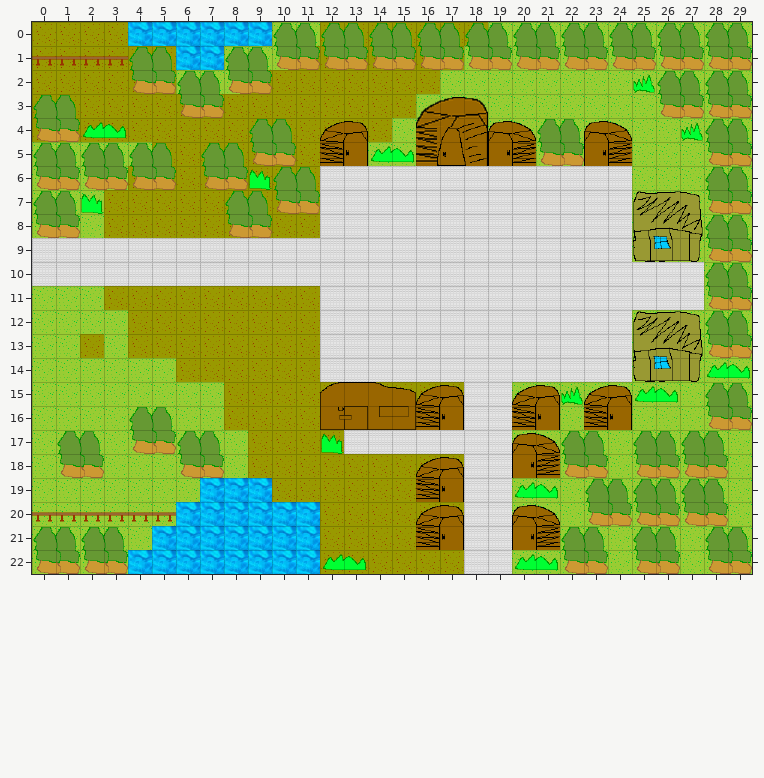
A Tiled map gets an edit: Game/public_html/data/demo2.tmx. The picture above is the old version.
Cells are 32x32 px. Shown: x 0..29, y 0..22.
Once edited:
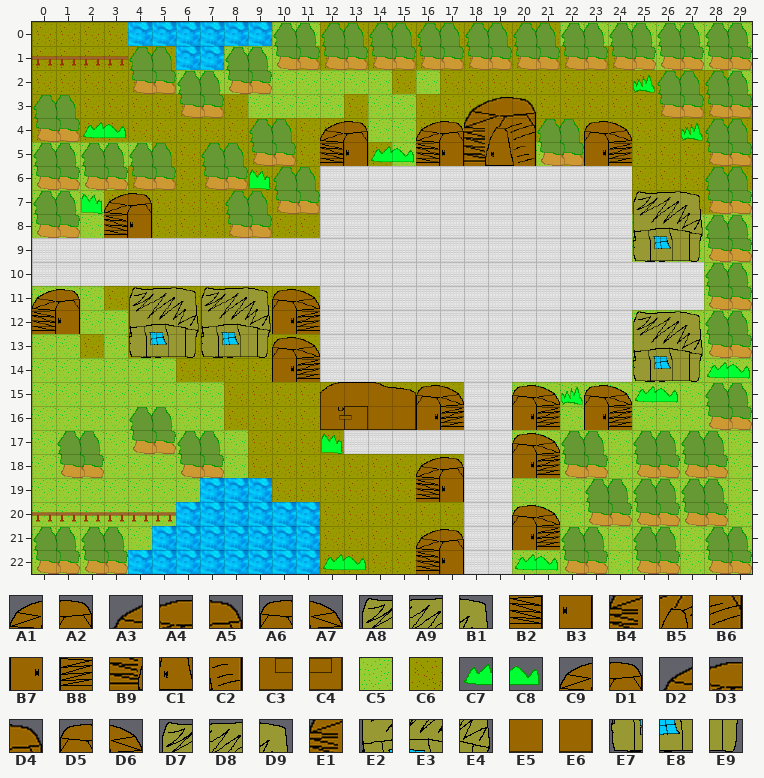
Key: from "buildings": A1 0, A2 1, A3 2, A4 3, A5 4, A6 5, A7 6, A8 7, A9 8, B1 9, B2 10, B3 11, B4 12, B5 13, B6 14, B7 15, B8 16, B9 22, C1 23, C2 24, C3 62, C4 63; from "tiles": C5 1 "grass", C6 2 "dirt", C7 40 "impassable", C8 41 "impassable", C9 160 "impassable", D1 161 "impassable", D2 162 "impassable", D3 163 "impassable", D4 164 "impassable", D5 165 "impassable", D6 166 "impassable", D7 167 "impassable", D8 168 "impassable", D9 169 "impassable", E1 182 "impassable", E2 187 "impassable", E3 188 "impassable", E4 189 "impassable", E5 192 "impassable", E6 193 "impassable", E7 207 "impassable", E8 208 "impassable", E9 209 "impassable".
__ is an empty cell, ## one hidden under a higher layer.
Tiles replaced or removed in this view: A1, A2, A3, A4, A5, A6, A7, A8, A9, B1, B2, B3, B4, B5, B6, B7, B8, B9, C1, C2, C3, C4, C5, C6, C7, C8.
Changes in this commit:
Changed rows in their new state; .. is an unchanged cell.
Layer "ground":
first column x 9:
 0 .. .. .. .. .. .. .. .. .. .. C6 C6 C6 .. .. .. .. .. .. .. ..
 1 .. .. .. .. .. .. .. .. .. C6 C6 C6 C6 C6 C6 C6 .. .. .. .. ..
 2 C5 C5 C5 C5 C5 C5 .. C5 C6 C6 C6 C6 C6 C6 C6 C6 C6 C6 C6 C6 ..
 3 C5 C5 C5 C5 .. C5 C5 C6 C6 C6 C6 C6 C6 C6 C6 C6 C6 C6 C6 C6 C6
 4 .. .. .. .. .. C5 .. C6 C6 C6 ## ## C6 C6 C6 C6 C6 C6 C6 C6 C6
 5 .. .. .. .. .. C6 .. .. .. .. .. .. .. C6 .. .. C6 C6 C6 C6 C6
 6 .. .. .. .. .. .. .. .. .. .. .. .. .. .. .. .. C6 C6 C6 C6 C6
 7 .. .. .. .. .. .. .. .. .. .. .. .. .. .. .. .. C6 C6 C6 C6 ..
Layer "collision":
first column x 0:
 3 .. .. .. .. .. .. .. .. .. .. .. .. .. .. .. .. __ __ D2 D3 D4 .. .. .. .. .. .. ..
 4 .. .. .. .. .. .. .. .. .. .. .. .. .. .. .. .. C9 D1 E1 B5 B6 .. .. D5 D6 .. .. ..
 5 .. .. .. .. .. .. .. .. .. .. .. .. .. .. .. .. B2 B3 B9 C1 C2 .. .. .. .. .. .. ..
 7 .. .. .. C9 D1 .. .. .. .. .. .. .. .. .. .. .. .. .. .. .. .. .. .. .. .. D7 D8 D9
 8 .. .. .. B2 B3 .. .. .. .. .. .. .. .. .. .. .. .. .. .. .. .. .. .. .. .. .. .. ..
11 C9 D1 .. .. D7 D8 D9 D7 D8 D9 D5 D6 .. .. .. .. .. .. .. .. .. .. .. .. .. .. .. ..
12 B2 B3 .. .. E2 E3 E4 E2 E3 E4 B7 B8 .. .. .. .. .. .. .. .. .. .. .. .. .. .. .. ..
13 .. .. .. .. E7 E8 E9 E7 E8 E9 D5 D6 .. .. .. .. .. .. .. .. .. .. .. .. .. .. .. ..
14 .. .. .. .. .. .. .. .. .. .. B7 B8 .. .. .. .. .. .. .. .. .. .. .. .. .. .. .. ..
15 .. .. .. .. .. .. .. .. .. .. .. .. .. .. .. .. D5 D6 .. .. D5 D6 .. D5 D6 .. .. ..
16 .. .. .. .. .. .. .. .. .. .. .. .. .. .. E5 E6 B7 B8 .. .. B7 B8 .. B7 B8 .. .. ..
19 .. .. .. .. .. .. .. .. .. .. .. .. .. .. .. .. .. .. .. .. __ __ .. .. .. .. .. ..
20 .. .. .. .. .. .. .. .. .. .. .. .. .. .. .. .. __ __ .. .. .. .. .. .. .. .. .. ..
21 .. .. .. .. .. .. .. .. .. .. .. .. .. .. .. .. C9 D1 .. .. .. .. .. .. .. .. .. ..
22 .. .. .. .. .. .. .. .. .. .. .. .. .. .. .. .. B2 B3 .. .. .. .. .. .. .. .. .. ..
